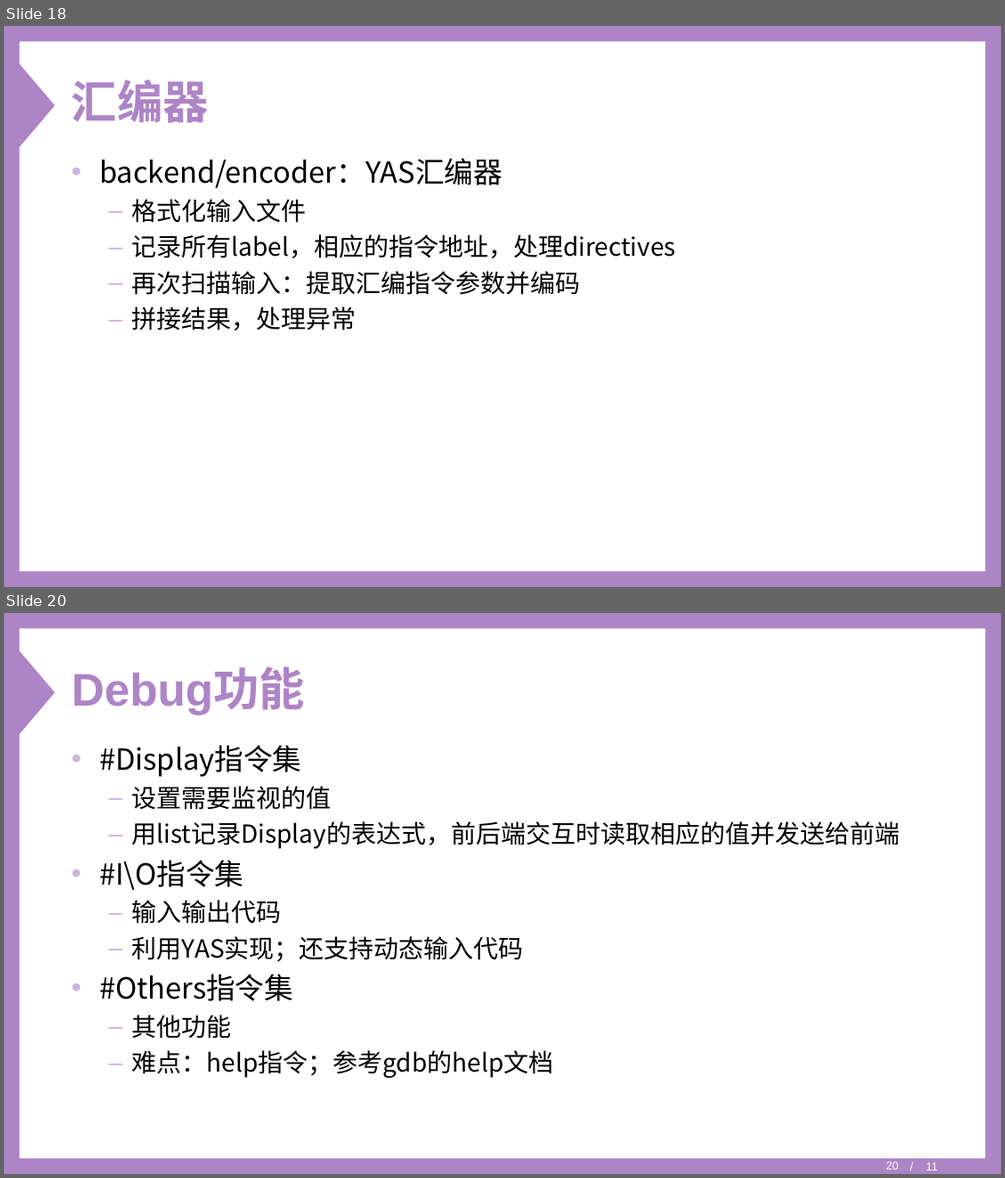
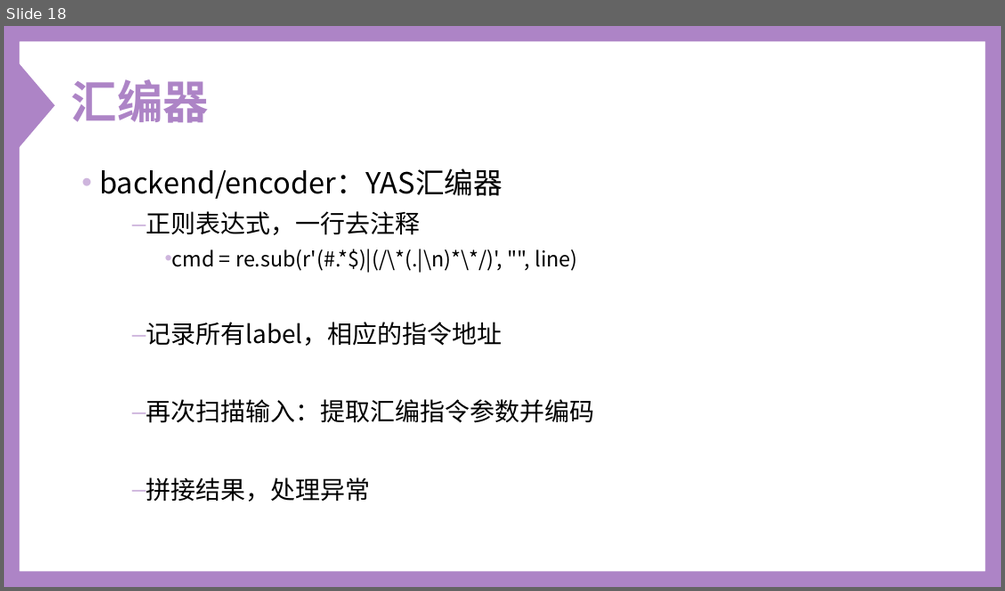
Before and after one commit to Oxer11/Y86, a slide deck: doc/Y-86 Simulator.ppt. Shown one above the other, each under a label of ours: slides 18 and 20 before the commit, slide 18 after it; the slides between them are not shown. The pictures are 1005x1178 and 1005x591 pixels, drawn with LibreOffice and Linux fonts; fonts in the diff are those of the drawing. Boxes give left, top, right and bottom in pixels: in the first picture for what was removed or moved away, otherwise in the second. Text is boxed around its words. In the diff, an @@ line names an element or a change of style, - is before the commit and + after.

```diff
--- a/doc/Y-86 Simulator.ppt
+++ b/doc/Y-86 Simulator.ppt
@@ slide 20 removed at [4, 613, 1001, 1174], background #FFFFFF; not listed: 2 template elements that a slide beside it also shows @@
@@ title removed at [72, 669, 305, 714] @@
-Debug功能
@@ text removed at [99, 745, 899, 1078] @@
-• #Display指令集
-  – 设置需要监视的值
-  – 用list记录Display的表达式，前后端交互时读取相应的值并发送给前端
-• #I\O指令集
-  – 输入输出代码
-  – 利用YAS实现；还支持动态输入代码
-• #Others指令集
-  – 其他功能
-  – 难点：help指令；参考gdb的help文档
@@ page number removed at [886, 1161, 898, 1169] @@
-20
@@ text removed at [926, 1162, 938, 1170] @@
-/ 11
@@ slide 18 changed as well @@
@@ freeform shape at [4, 26, 1000, 587]: outline redrawn @@
@@ text at [99, 168, 594, 501]: indent changed; line spacing 1 to 1.3; less space between paragraphs @@
@@ text at [146, 211, 577, 346]: text changed; size 24 to 20 pt @@
-  – 格式化输入文件
-  – 记录所有label，相应的指令地址，处理directives
+  – 正则表达式，一行去注释
+    • cmd = re.sub(r'(#.*$)|(/\*(.|\n)*\*/)', "", line)
+  – 记录所有label，相应的指令地址
```
Also in this commit, not shown: 23 other slides changed, 1 slide added, 1 other slide removed, 4 other files.
